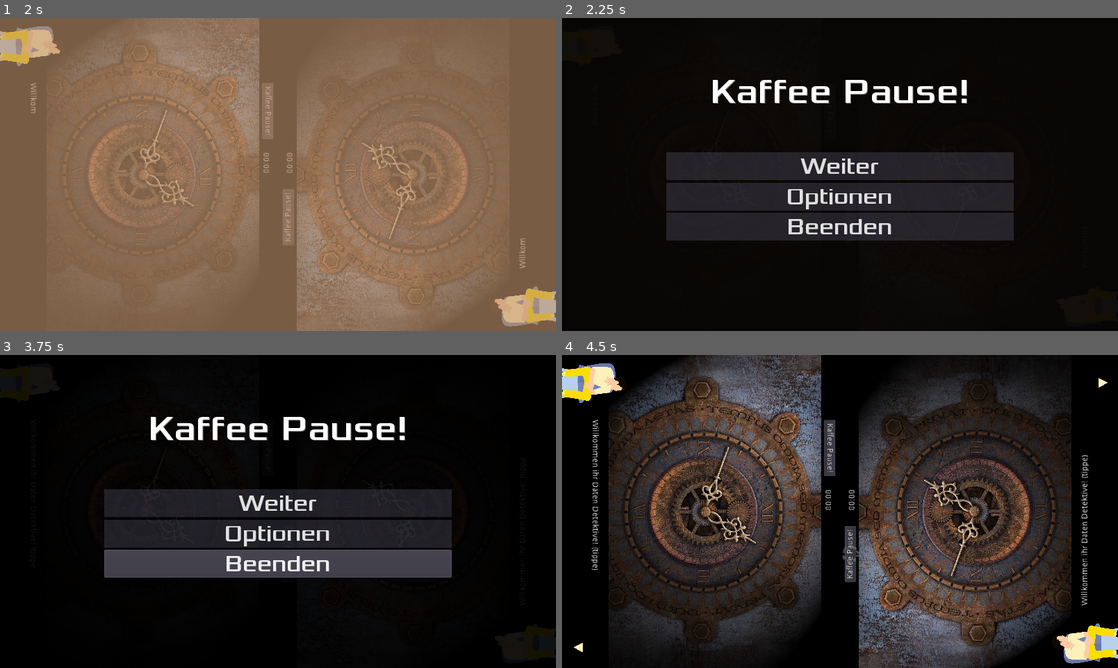
Above: before the commit, frames 1-4 (two rows, left to right).
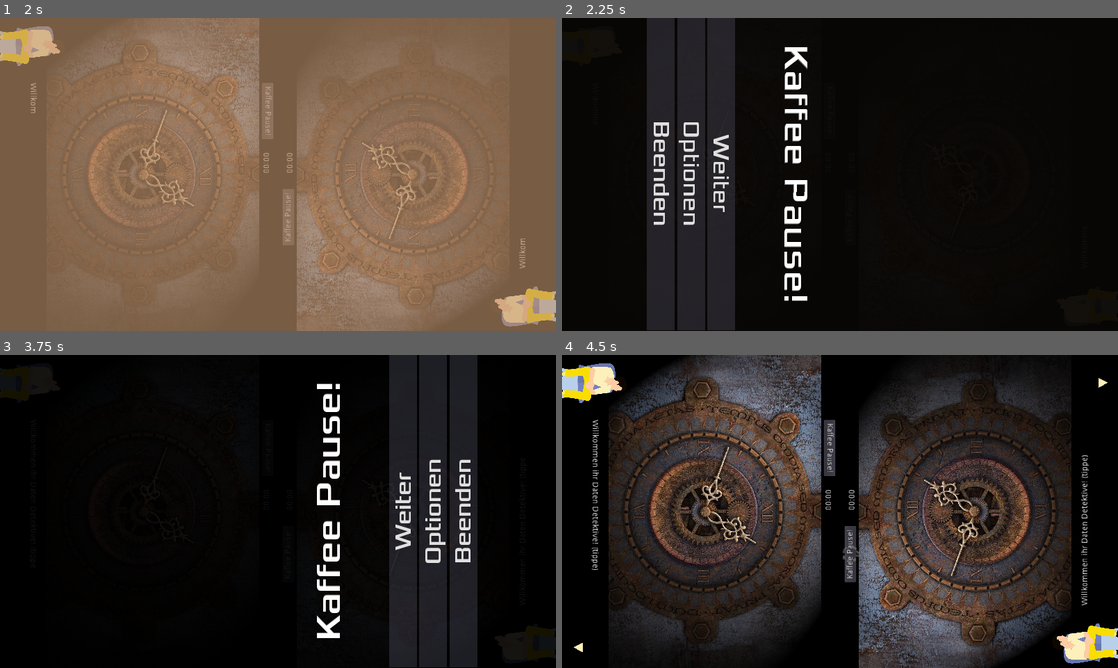
Above: after the commit, the same moments.

Repository: phil0605/Godot-Prototype
Game: Godot game, scene res://scenes/hauptmenu.tscn
The game is run twice, just before and just after one commit, with the same random seed, the same clock (stepped at 60 frames per second) and the same inputs.
Inputs:
- Up to frame 1 (2 s): click "Fälle" at 0.5 s; click "Tutorial" at 1.25 s
- Up to frame 2 (2.25 s): click "Kaffee Pause!" at 2 s
- Up to frame 3 (3.75 s): click "Weiter" at 2.75 s; click "Kaffee Pause!" at 3.5 s
- Up to frame 4 (4.5 s): click "Weiter" at 4.25 s

Frame 1 is identical in both runs. In frame 2, 28% of the frame differs, in the area x 15-82%, y 0-100%; in frame 3, 30%, in the area x 18-86%, y 0-100%; in frame 4, nothing differs.

Commit message:
Add files via upload

Diff:
--- a/scenes/Pausemenu.tscn
+++ b/scenes/Pausemenu.tscn
@@ -44,15 +44,21 @@
 [node name="CenterContainer" type="CenterContainer" parent="."]
 anchor_right = 1.0
 anchor_bottom = 1.0
+margin_left = 214.489
+margin_top = 270.401
+margin_right = -202.511
+margin_bottom = 175.401
+rect_rotation = 90.0
+rect_pivot_offset = Vector2( 270.956, -1.44485 )
 
 [node name="Menu1" type="VBoxContainer" parent="CenterContainer"]
-margin_left = 180.0
-margin_top = 89.0
-margin_right = 780.0
-margin_bottom = 450.0
+margin_left = 1.0
+margin_top = 41.0
+margin_right = 541.0
+margin_bottom = 402.0
 
 [node name="Text" type="Label" parent="CenterContainer/Menu1"]
-margin_right = 600.0
+margin_right = 540.0
 margin_bottom = 74.0
 custom_colors/font_color = Color( 1, 1, 1, 1 )
 custom_colors/font_color_shadow = Color( 0.411765, 0.411765, 0.411765, 1 )
@@ -62,7 +68,7 @@
 
 [node name="MINDESTABSTAND" type="Control" parent="CenterContainer/Menu1"]
 margin_top = 78.0
-margin_right = 600.0
+margin_right = 540.0
 margin_bottom = 138.0
 rect_min_size = Vector2( 0, 60 )
 rect_pivot_offset = Vector2( -861, -116 )
@@ -70,9 +76,9 @@
 [node name="WeiterButton" type="Button" parent="CenterContainer/Menu1"]
 pause_mode = 2
 margin_top = 142.0
-margin_right = 600.0
+margin_right = 540.0
 margin_bottom = 191.0
-rect_min_size = Vector2( 600, 0 )
+rect_min_size = Vector2( 540, 0 )
 custom_fonts/font = SubResource( 2 )
 custom_styles/normal = SubResource( 3 )
 text = "Weiter"
@@ -80,7 +86,7 @@
 [node name="OptionsButton" type="Button" parent="CenterContainer/Menu1"]
 pause_mode = 2
 margin_top = 195.0
-margin_right = 600.0
+margin_right = 540.0
 margin_bottom = 244.0
 custom_fonts/font = SubResource( 2 )
 custom_styles/normal = SubResource( 4 )
@@ -89,7 +95,7 @@
 [node name="QuitButton" type="Button" parent="CenterContainer/Menu1"]
 pause_mode = 2
 margin_top = 248.0
-margin_right = 600.0
+margin_right = 540.0
 margin_bottom = 297.0
 custom_fonts/font = SubResource( 2 )
 custom_styles/normal = SubResource( 3 )
@@ -97,20 +103,20 @@
 
 [node name="MINDESTABSTAND2" type="Control" parent="CenterContainer/Menu1"]
 margin_top = 301.0
-margin_right = 600.0
+margin_right = 540.0
 margin_bottom = 361.0
 rect_min_size = Vector2( 0, 60 )
 
 [node name="Optionen" type="VBoxContainer" parent="CenterContainer"]
 visible = false
-margin_left = 206.0
-margin_top = 62.0
-margin_right = 753.0
-margin_bottom = 477.0
+margin_left = 28.0
+margin_top = 14.0
+margin_right = 515.0
+margin_bottom = 429.0
 rect_pivot_offset = Vector2( -510, 28 )
 
 [node name="Text" type="Label" parent="CenterContainer/Optionen"]
-margin_right = 547.0
+margin_right = 487.0
 margin_bottom = 74.0
 custom_colors/font_color = Color( 1, 1, 1, 1 )
 custom_colors/font_color_shadow = Color( 0.411765, 0.411765, 0.411765, 1 )
@@ -120,7 +126,7 @@
 
 [node name="MINDESTABSTAND" type="Control" parent="CenterContainer/Optionen"]
 margin_top = 78.0
-margin_right = 547.0
+margin_right = 487.0
 margin_bottom = 98.0
 rect_min_size = Vector2( 0, 20 )
 rect_pivot_offset = Vector2( -861, -116 )
@@ -152,13 +158,13 @@
 
 [node name="MINDESTABSTAND2" type="Control" parent="CenterContainer/Optionen"]
 margin_top = 156.0
-margin_right = 547.0
+margin_right = 487.0
 margin_bottom = 176.0
 rect_min_size = Vector2( 0, 20 )
 
 [node name="Master_Vol" type="HSplitContainer" parent="CenterContainer/Optionen"]
 margin_top = 180.0
-margin_right = 547.0
+margin_right = 487.0
 margin_bottom = 230.0
 dragger_visibility = 1
 
@@ -173,15 +179,15 @@
 [node name="Master" type="HSlider" parent="CenterContainer/Optionen/Master_Vol"]
 pause_mode = 2
 margin_left = 247.0
-margin_right = 547.0
-margin_bottom = 50.0
-rect_min_size = Vector2( 300, 50 )
+margin_right = 487.0
+margin_bottom = 50.0
+rect_min_size = Vector2( 240, 50 )
 min_value = -20.0
 max_value = 20.0
 
 [node name="Music" type="HSplitContainer" parent="CenterContainer/Optionen"]
 margin_top = 234.0
-margin_right = 547.0
+margin_right = 487.0
 margin_bottom = 284.0
 dragger_visibility = 1
 
@@ -196,15 +202,15 @@
 [node name="Music" type="HSlider" parent="CenterContainer/Optionen/Music"]
 pause_mode = 2
 margin_left = 247.0
-margin_right = 547.0
-margin_bottom = 50.0
-rect_min_size = Vector2( 300, 50 )
+margin_right = 487.0
+margin_bottom = 50.0
+rect_min_size = Vector2( 240, 50 )
 min_value = -20.0
 max_value = 20.0
 
 [node name="SFX" type="HSplitContainer" parent="CenterContainer/Optionen"]
 margin_top = 288.0
-margin_right = 547.0
+margin_right = 487.0
 margin_bottom = 338.0
 dragger_visibility = 1
 
@@ -219,15 +225,15 @@
 [node name="SFX" type="HSlider" parent="CenterContainer/Optionen/SFX"]
 pause_mode = 2
 margin_left = 247.0
-margin_right = 547.0
-margin_bottom = 50.0
-rect_min_size = Vector2( 300, 50 )
+margin_right = 487.0
+margin_bottom = 50.0
+rect_min_size = Vector2( 240, 50 )
 min_value = -20.0
 max_value = 20.0
 
 [node name="MINDESTABSTAND3" type="Control" parent="CenterContainer/Optionen"]
 margin_top = 342.0
-margin_right = 547.0
+margin_right = 487.0
 margin_bottom = 362.0
 rect_min_size = Vector2( 0, 20 )
 rect_pivot_offset = Vector2( -861, -116 )
@@ -235,7 +241,7 @@
 [node name="ZurückButton" type="Button" parent="CenterContainer/Optionen"]
 pause_mode = 2
 margin_top = 366.0
-margin_right = 547.0
+margin_right = 487.0
 margin_bottom = 415.0
 custom_fonts/font = SubResource( 2 )
 custom_styles/normal = SubResource( 3 )
--- a/scenes/Tutorial.tscn
+++ b/scenes/Tutorial.tscn
@@ -906,7 +906,7 @@
 [connection signal="input_event" from="Textbox/Or1Box" to="Textbox" method="_on_Or1Box_input_event"]
 [connection signal="input_event" from="Textbox/Or2Box" to="Textbox" method="_on_Or2Box_input_event"]
 [connection signal="pressed" from="Pause" to="GUI/Pausemenu" method="_on_Pause_pressed"]
-[connection signal="pressed" from="Pause2" to="GUI/Pausemenu" method="_on_Pause_pressed"]
+[connection signal="pressed" from="Pause2" to="GUI/Pausemenu" method="_on_Pause2_pressed"]
 
 [editable path="BackgroundLeft/Ordner_Links_Rot/Ordner"]
 [editable path="BackgroundRight/Ordner_Rechts_Rot/Ordner"]
--- a/scripts/Pausemenu.gd
+++ b/scripts/Pausemenu.gd
@@ -33,6 +33,7 @@
 
 
 func _on_Pause_pressed():
+	$CenterContainer.set_rotation(1.5708)
 	self.is_paused = !is_paused
 
 func _on_Master_value_changed(value):
@@ -48,3 +49,9 @@
 
 func _on_Fullscreen_toggled(button_pressed):
 	OS.window_fullscreen = button_pressed
+
+
+
+func _on_Pause2_pressed():
+	$CenterContainer.set_rotation(-1.5708)
+	self.is_paused = !is_paused
